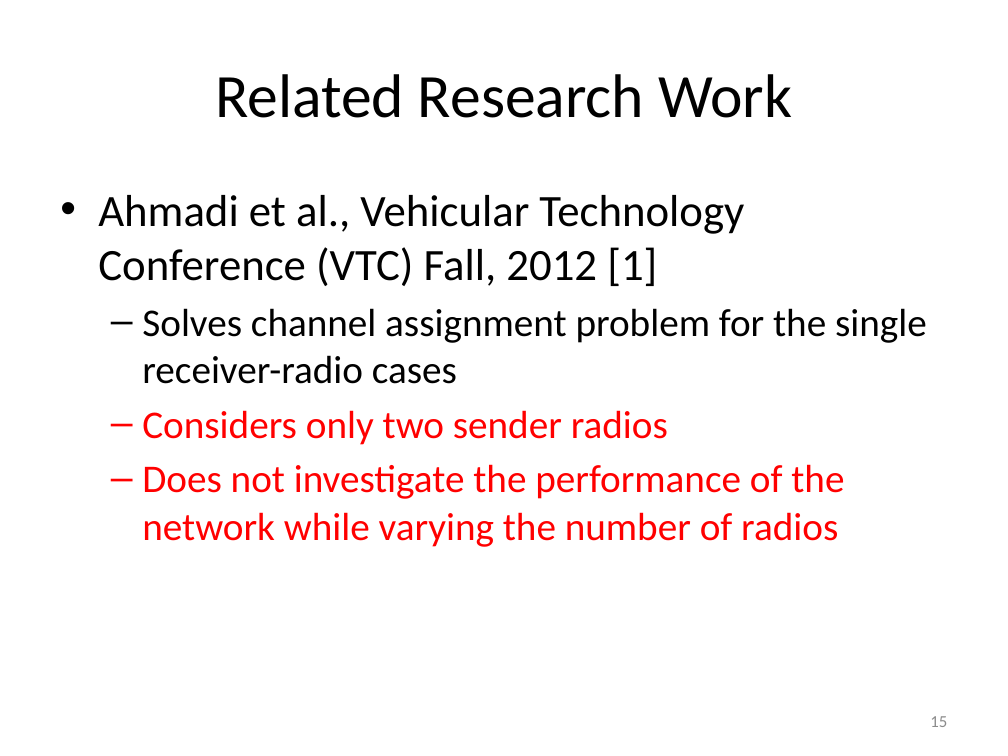
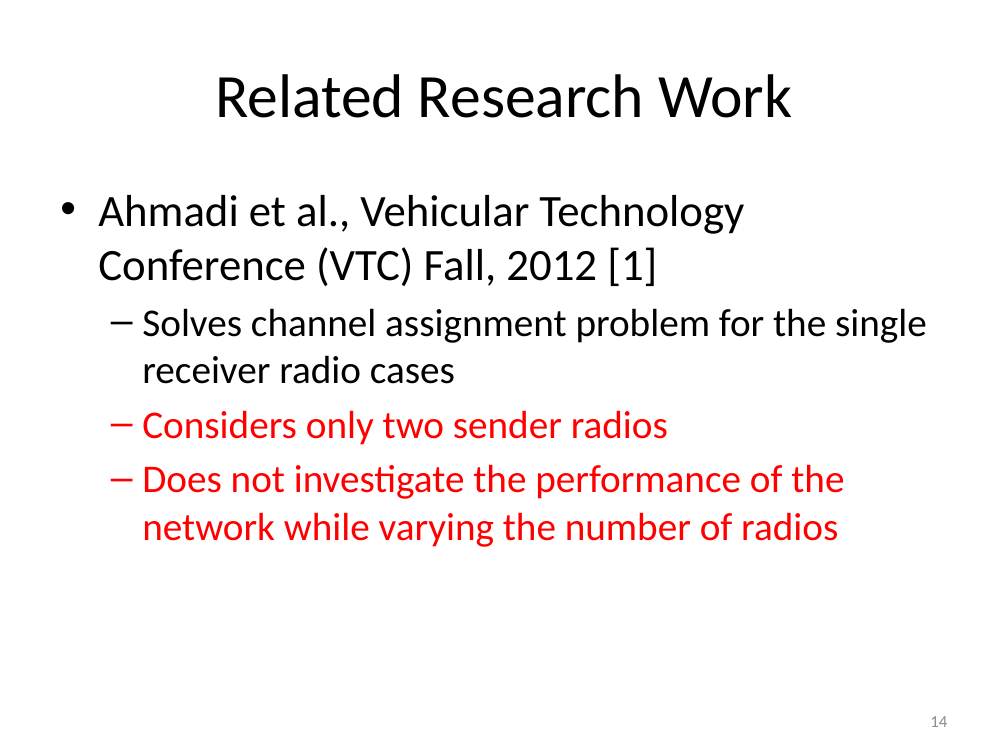
Before and after one commit to takhandipu/MSThesisPresentation, a slide deck: slide 14 of draft.pptx (slide 15 before the commit). Drawn at 1008x756 pixels with LibreOffice and Linux fonts; fonts in the diff are those of the drawing. Boxes give left, top, right and bottom in pixels: in the first picture for what was removed or moved away, otherwise in the second. Text is boxed around its words. In the diff, an @@ line names an element or a change of style, - is before the commit and + after.

```diff
--- a/draft.pptx
+++ b/draft.pptx
@@ text at [142, 308, 927, 384]: text changed @@
-  – Solves channel assignment problem for the single receiver-radio cases
+  – Solves channel assignment problem for the single receiver radio cases
@@ page number at [930, 716, 947, 727]: text changed @@
-15
+14
```
Also in this commit, not shown: 17 other slides changed, 1 slide added, 1 other file.
